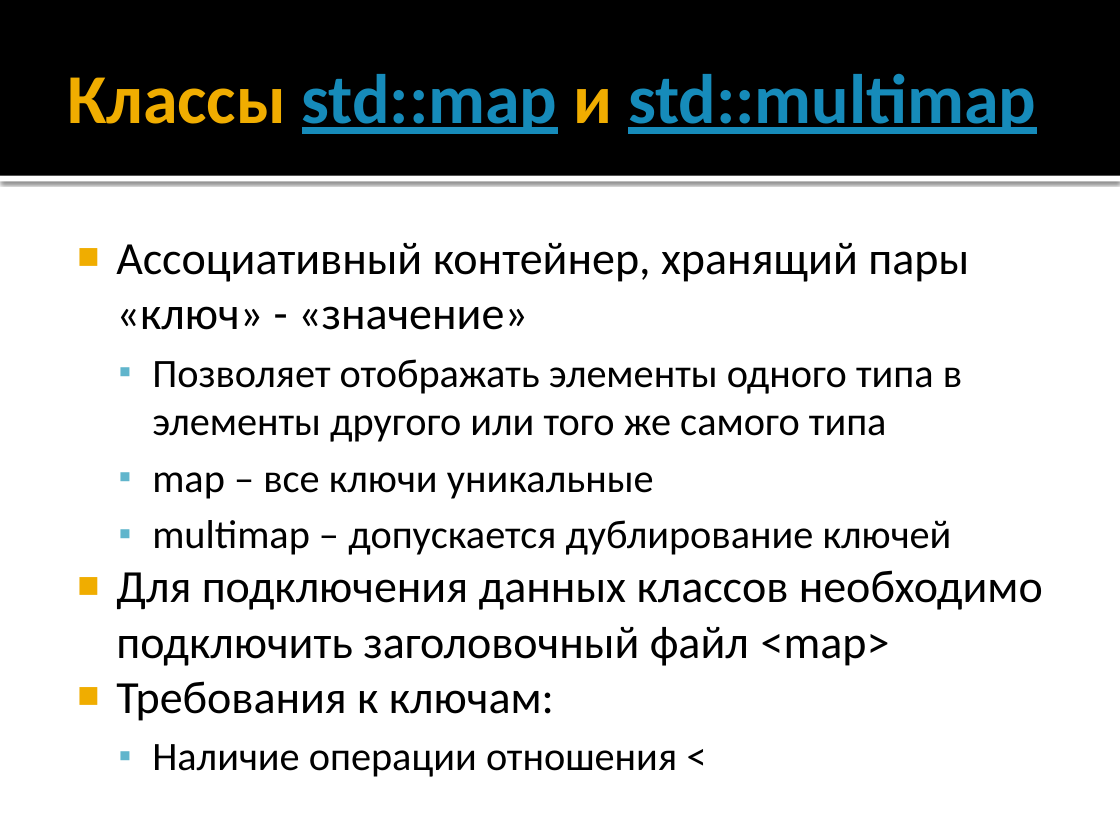
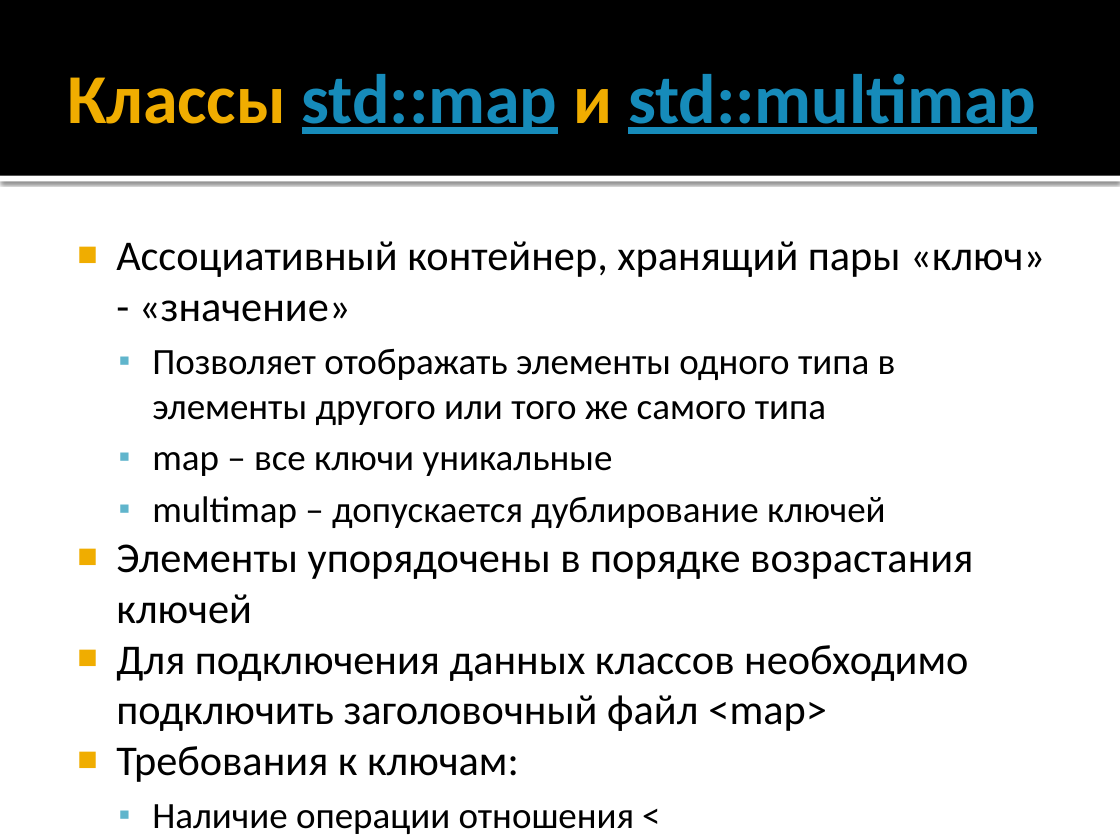
Before and after one commit to alexey-malov/oop, a slide deck: slide 146 of lectures/01/Синтаксис C++.pptx (slide 190 before the commit). Drawn at 1120x840 pixels with LibreOffice and Linux fonts; fonts in the diff are those of the drawing. Boxes give left, top, right and bottom in pixels: in the first picture for what was removed or moved away, otherwise in the second. Text is boxed around its words. In the diff, an @@ line names an element or a change of style, - is before the commit and + after.

```diff
--- a/lectures/01/Синтаксис C++.pptx
+++ b/lectures/01/Синтаксис C++.pptx
@@ text at bbox=[116, 241, 1045, 782]: size 29.6 to 27.2 pt in "Ассоциативный контейнер, хранящий пары «ключ» - «значение»", "Для подключения данных классов необходимо подключить заголов ...", "Требования к ключам:"; size 25.9 to 23.8 pt in "Позволяет отображать элементы одного типа в элементы ...", "map – все ключи уникальные", "multimap – допускается дублирование ключей", "Наличие операции отношения <" @@
@@ text at bbox=[116, 544, 973, 624]: paragraph added @@
+■ Элементы упорядочены в порядке возрастания ключей
```
Also in this commit, not shown: 10 other slides changed, 3 slides added, 33 other files.
